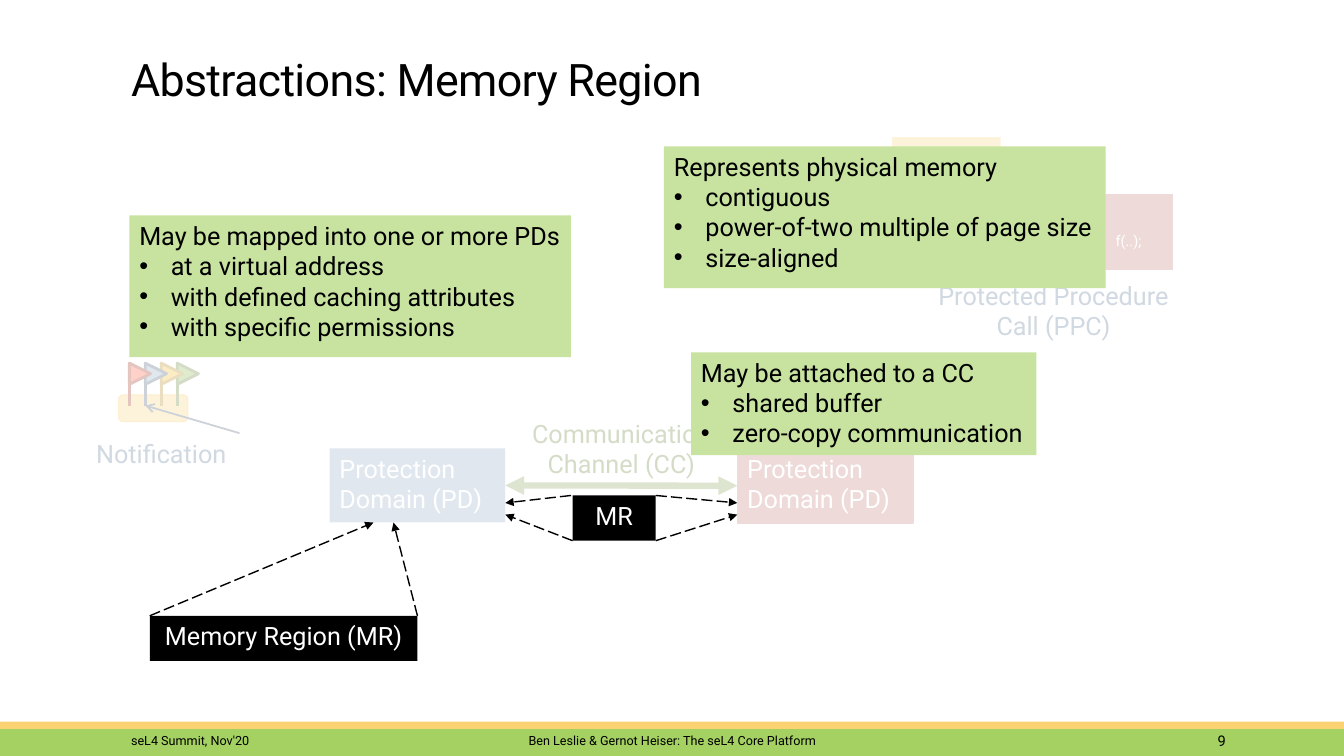
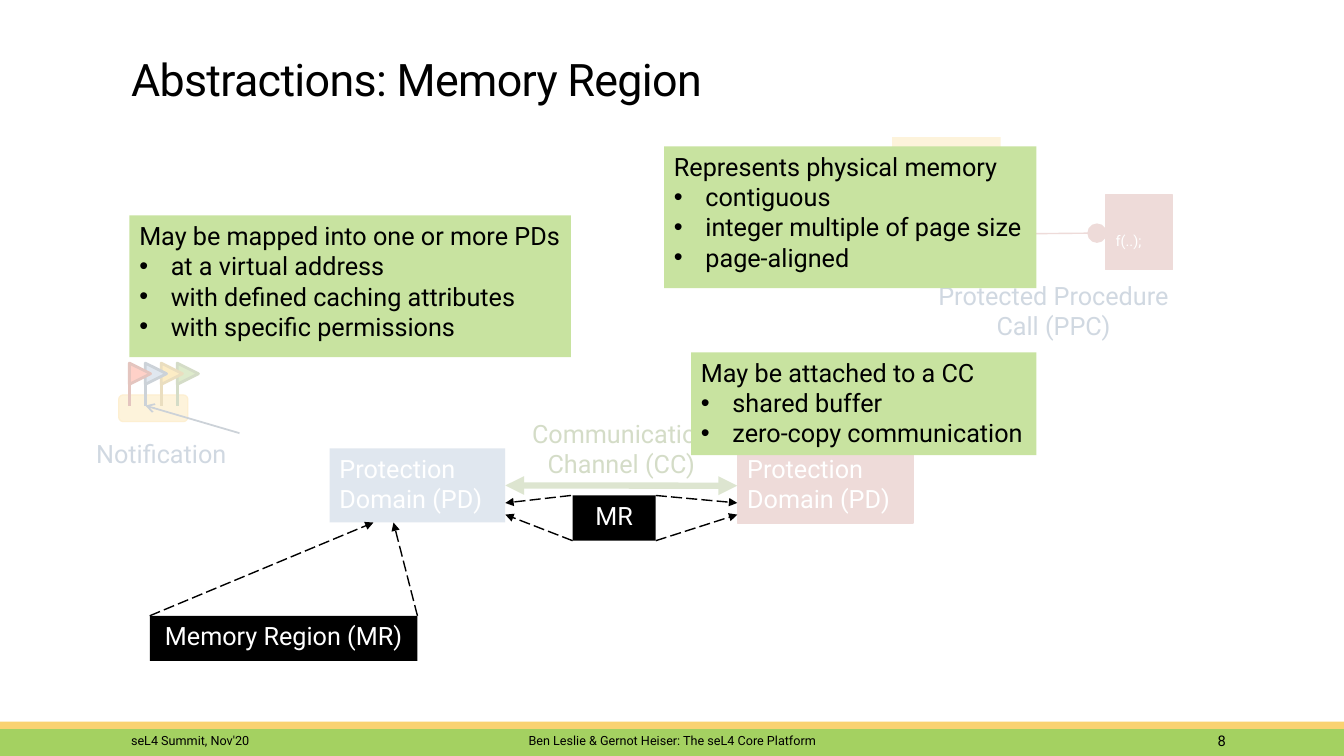
Before and after one commit to BreakawayConsulting/platform-sel4-docs, a slide deck: slide 8 of 2011-summit-platform.pptx (slide 9 before the commit). Drawn at 1344x756 pixels with LibreOffice and Linux fonts; fonts in the diff are those of the drawing; background and template pictures are left out. Boxes give left, top, right and bottom in pixels: in the first picture for what was removed or moved away, otherwise in the second. Text is boxed around its words. In the diff, an @@ line names an element or a change of style, - is before the commit and + after.

```diff
--- a/2011-summit-platform.pptx
+++ b/2011-summit-platform.pptx
@@ rectangle "Represents physical memory": place and size @@
-rectangle "Represents physical memory" at <box>664,146,1106,288</box>
+rectangle "Represents physical memory" at <box>664,146,1036,288</box>
@@ text in rectangle at <box>705,217,1021,273</box>: text changed @@
-• power-of-two multiple of page size
-• size-aligned
+• integer multiple of page size
+• page-aligned
@@ line added from (1088, 233) to (1001, 234), #BC7168 1 pt @@
@@ page number at <box>1218,735,1226,746</box>: text changed @@
-9
+8
```
Also in this commit, not shown: 6 other slides changed, 1 slide removed.
